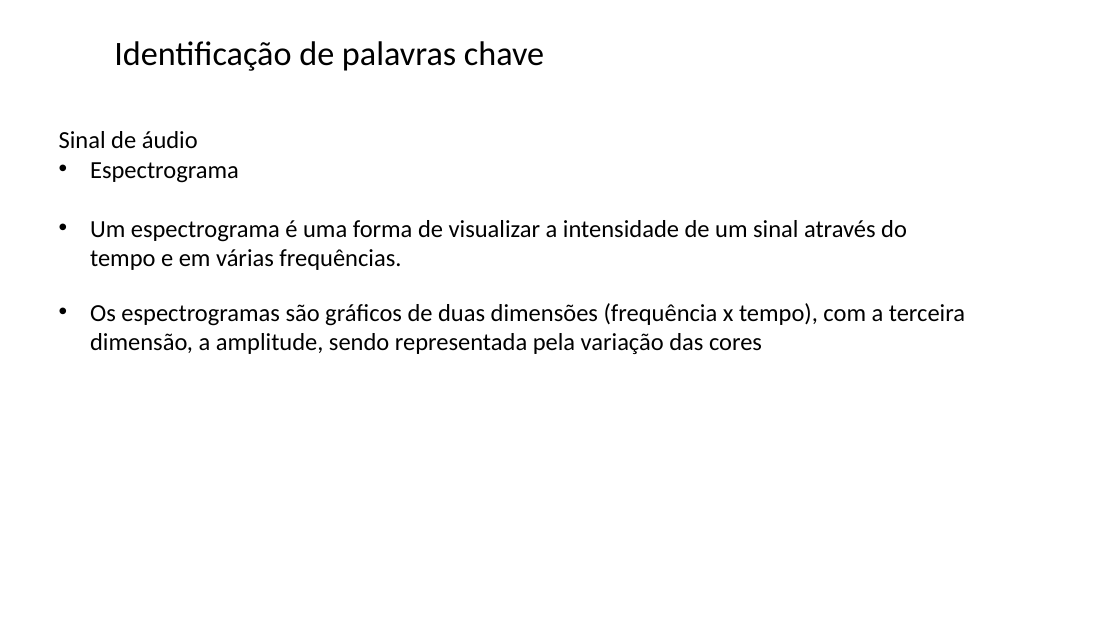
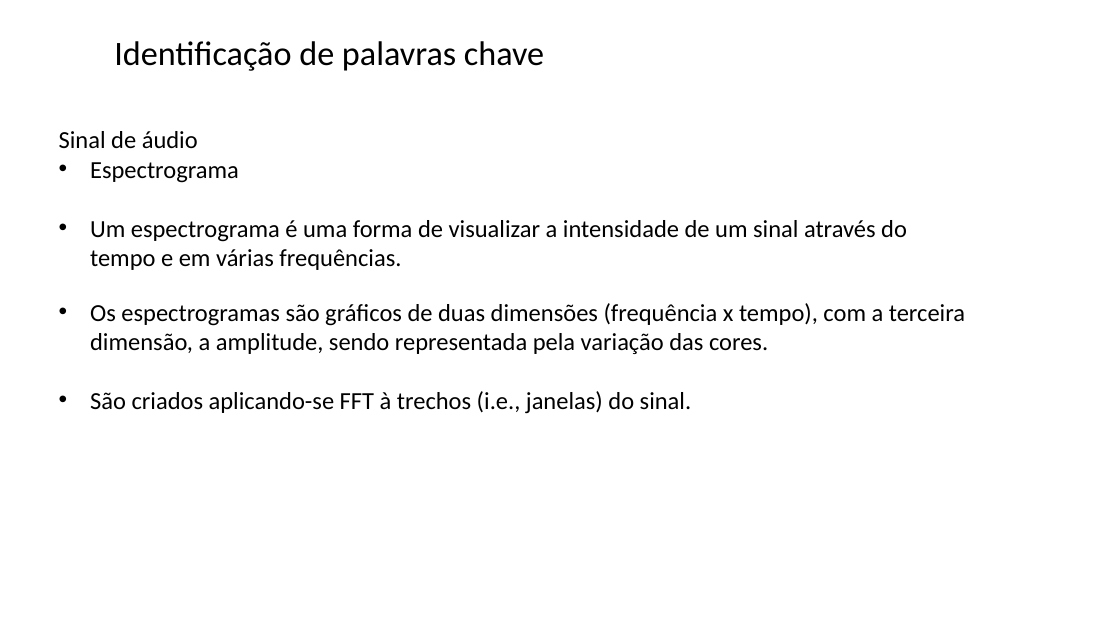
Before and after one commit to zz4fap/tp557-iot-ml, a slide deck: slide 25 of slides/TP557_17_identificação_palavras_chave.pptx (slide 26 before the commit). Drawn at 1120x630 pixels with LibreOffice and Linux fonts; fonts in the diff are those of the drawing; background and template pictures are left out. Boxes give left, top, right and bottom in pixels: in the first picture for what was removed or moved away, otherwise in the second. Text is boxed around its words. In the diff, an @@ line names an element or a change of style, - is before the commit and + after.

```diff
--- a/slides/TP557_17_identificação_palavras_chave.pptx
+++ b/slides/TP557_17_identificação_palavras_chave.pptx
@@ text at box(90, 303, 965, 414): text changed @@
-• Os espectrogramas são gráficos de duas dimensões (frequência x tempo), com a terceira dimensão, a amplitude, sendo representada pela variação das cores
+• Os espectrogramas são gráficos de duas dimensões (frequência x tempo), com a terceira dimensão, a amplitude, sendo representada pela variação das cores.
+• São criados aplicando-se FFT à trechos (i.e., janelas) do sinal.
```
Also in this commit, not shown: 16 other slides changed, 10 slides added, 2 slides removed, 1 other file.
